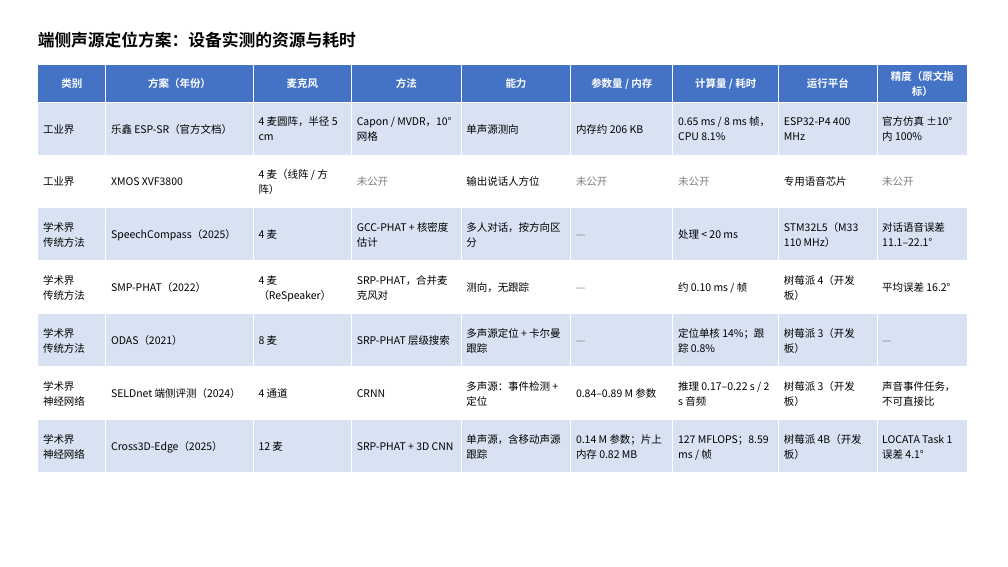
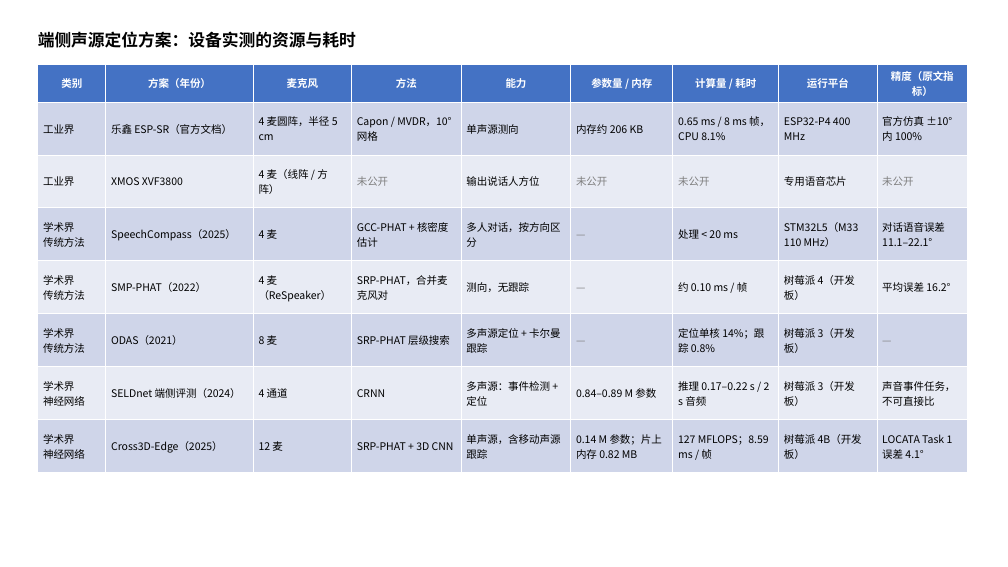
Before and after one commit to ZeroFoxxi/ssl-scene1, a slide deck: slide 2 of 竞品补充页_精简版.pptx. Drawn at 1008x567 pixels with LibreOffice and Linux fonts; fonts in the diff are those of the drawing. Boxes give left, top, right and bottom in pixels: in the first picture for what was removed or moved away, otherwise in the second. Text is boxed around its words. In the diff, an @@ line names an element or a change of style, - is before the commit and + after.

```diff
--- a/竞品补充页_精简版.pptx
+++ b/竞品补充页_精简版.pptx
@@ table at (x1=38, y1=64, x2=968, y2=463) @@
@@ fill #D9E2F3 to #CFD5EA in 36 cells @@
@@ fill #FFFFFF to #E9EBF5 in 27 cells @@
@@ borders changed @@
```
Also in this commit, not shown: 2 other slides changed, 3 other files.
